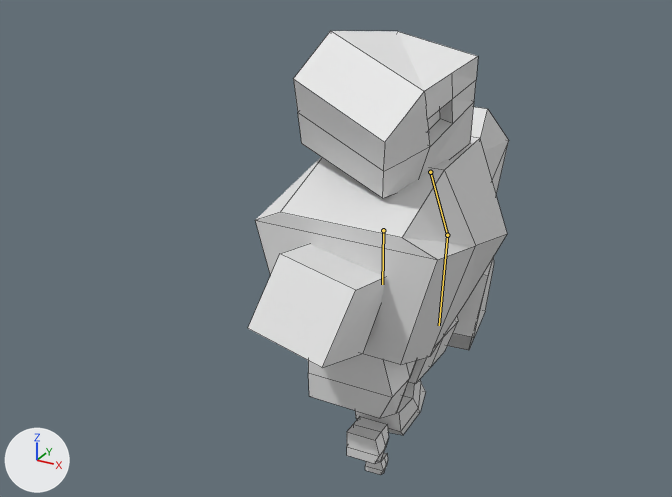
One commit to the Blender file Elderland/Assets/Models/Blender/Enemy/Heavy Enemy/HeavyEnemy.blend: the scene before it, then after it.
The view is the same before and after, from a 50 mm camera at (6.23, -12.95, 6.09) aimed at (-0.23, -1.2, 0.22). The lights are fixed; the arrows at lower left show +X, +Y and +Z. The bones that change are drawn over the model as lines. Mesh edges are drawn as thin lines.
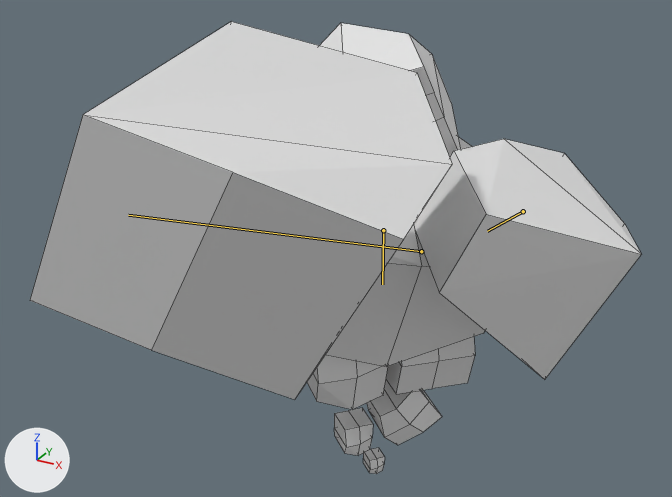
The newer file adds an action. The first version stands in its rest pose; the second is drawn at frame 40 of the action 'Right Attack'.

Boxes [x1, y1, x2, y2] around the edits, measured in the pictures (672 x 497 px):
'Cube.003', posed: before [448, 257, 494, 350]; after [30, 21, 452, 399]
'Cube.002', posed: before [471, 107, 509, 194]; after [415, 139, 641, 379]
'Chest', posed: before [255, 137, 507, 364]; after [326, 137, 485, 367]
'Cube.001', posed: before [293, 31, 478, 198]; after [320, 23, 461, 157]
'Cube.004', posed: before [308, 354, 416, 418]; after [307, 354, 388, 410]
'Cube.005', posed: before [409, 316, 458, 383]; after [386, 337, 475, 394]
'Cube.012', posed (18% taller): before [355, 380, 426, 435]; after [367, 380, 442, 445]
'Cube.007', posed (7% narrower): before [347, 416, 389, 464]; after [334, 408, 373, 456]
'Cube.009', posed: before [365, 453, 388, 475]; after [363, 448, 385, 474]
bone 'Left Arm Upper', root to tip: before (430, 172) to (447, 235); after (523, 211) to (487, 231)
bone 'Left Arm Lower', root to tip: before (447, 235) to (439, 325); after (421, 251) to (128, 215)

The change in detail:
Bone 'Chest' (bone_chest) turns from (0, 0, 0) to (0, 45, 0) degrees about its own x, y and z.
Bone 'Left Arm Upper' (bone_left_arm_upper) moves from (0.0, 0.0, 0.0) to (0.92, 0.08, 0.13).
Bone 'Left Arm Upper' (bone_left_arm_upper) turns from (0, 0, 0) to (-57, -55, -74) degrees about its own x, y and z.
Bone 'Left Arm Lower' (bone_left_arm_lower) moves from (0.0, 0.0, 0.0) to (-0.34, 1.2, 0.12).
Bone 'Left Arm Lower' (bone_left_arm_lower) turns from (0, 0, 0) to (-10, -3, 3) degrees about its own x, y and z.
Bone 'Left Arm Lower' (bone_left_arm_lower) is rescaled from (1.0, 1.0, 1.0) to (1.93, 1.93, 1.93).
